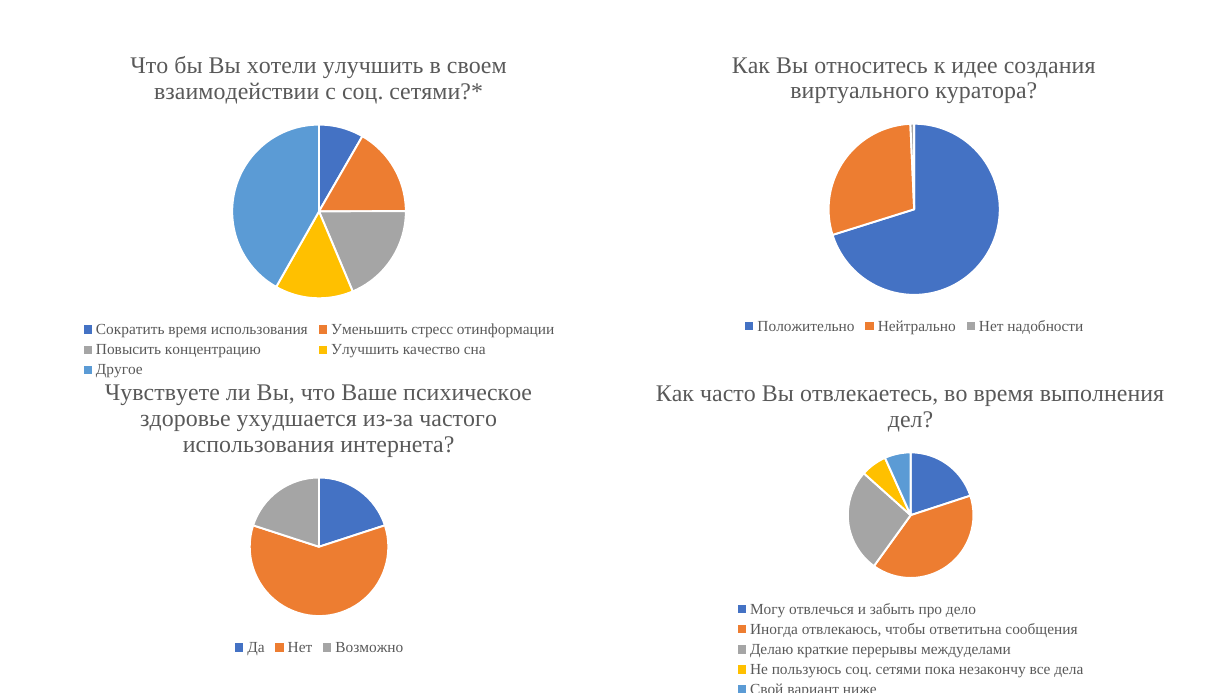
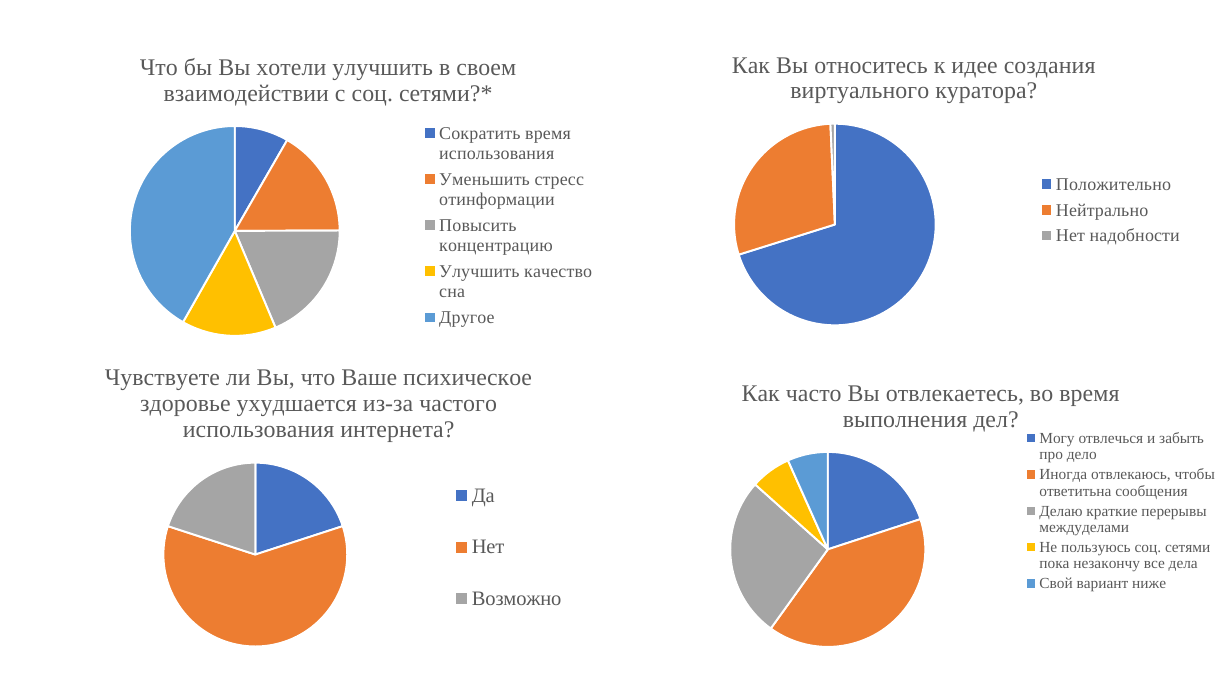
Before and after one commit to DronSyperlol/VirtualCurator, a slide deck: slide 15 of Docs/Куратор - виртуальный куратор.pptx. Drawn at 1232x693 pixels with LibreOffice and Linux fonts; fonts in the diff are those of the drawing. Boxes give left, top, right and bottom in pixels: in the first picture for what was removed or moved away, otherwise in the second. Text is boxed around its words. In the diff, an @@ line names an element or a change of style, - is before the commit and + after.

```diff
--- a/Docs/Куратор - виртуальный куратор.pptx
+++ b/Docs/Куратор - виртуальный куратор.pptx
@@ pie chart at bbox=[42, 36, 616, 349] @@
@@ legend changed @@
@@ pie chart: place and size @@
-pie chart at bbox=[22, 33, 616, 381]
+pie chart at bbox=[42, 36, 616, 349]
@@ pie chart at bbox=[638, 33, 1191, 337] @@
-Как Вы относитесь к идее создания виртуального куратора?: 70, 29, 1, -
+Как Вы относитесь к идее создания виртуального куратора?: 70, 29, 1
@@ legend changed @@
@@ pie chart at bbox=[22, 347, 616, 660] @@
-Чувствуете ли Вы, что Ваше психическое здоровье ухудшается из-за частого использования интернета?: 20, 60, 20, -
+Чувствуете ли Вы, что Ваше психическое здоровье ухудшается из-за частого использования интернета?: 20, 60, 20
@@ legend changed @@
@@ pie chart: place and size @@
-pie chart at bbox=[22, 361, 616, 659]
+pie chart at bbox=[22, 347, 616, 660]
@@ pie chart at bbox=[634, 362, 1228, 660] @@
@@ legend changed @@
@@ pie chart: place and size @@
-pie chart at bbox=[575, 361, 1232, 693]
+pie chart at bbox=[634, 362, 1228, 660]
```
Also in this commit, not shown: 1 other slide changed.
